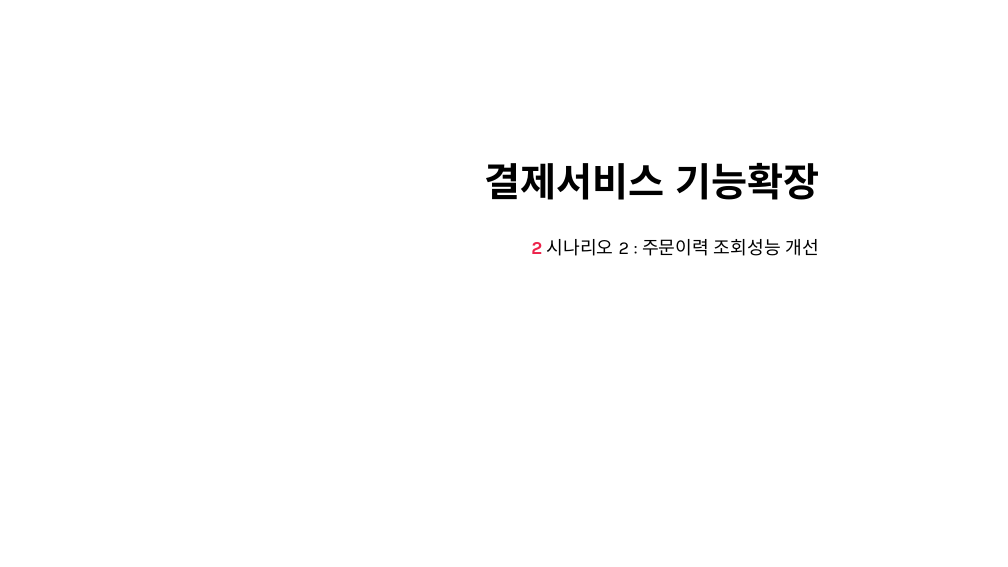
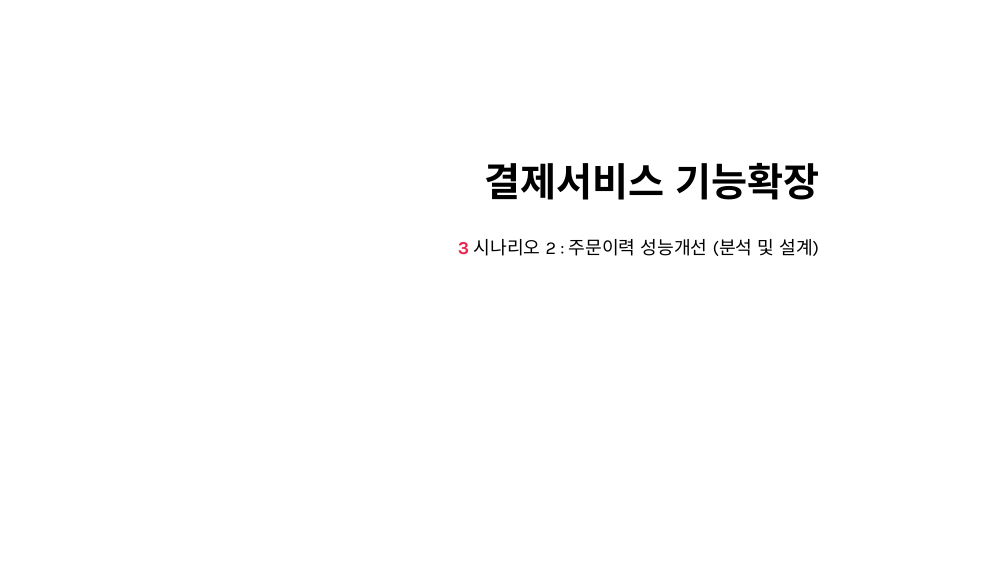
Before and after one commit to nayasis/fastcampus-hyper-webflux, a slide deck: slide 8 of 99.ppt/[Ch4-8. 결제 서비스 기능확장.pptx (slide 3 before the commit). Drawn at 1008x567 pixels with LibreOffice and Linux fonts; fonts in the diff are those of the drawing; background and template pictures are left out. Boxes give left, top, right and bottom in pixels: in the first picture for what was removed or moved away, otherwise in the second. Text is boxed around its words. In the diff, an @@ line names an element or a change of style, - is before the commit and + after.

Commit message:
ch8 강의 구조 재설계

```diff
--- a/99.ppt/[Ch4-8. 결제 서비스 기능확장.pptx
+++ b/99.ppt/[Ch4-8. 결제 서비스 기능확장.pptx
@@ subtitle at bbox=[458, 239, 819, 256]: text changed @@
-2 시나리오 2 : 주문이력 조회성능 개선
+3 시나리오 2 : 주문이력 성능개선 (분석 및 설계)
```
Also in this commit, not shown: 5 other slides changed, 9 slides added.
